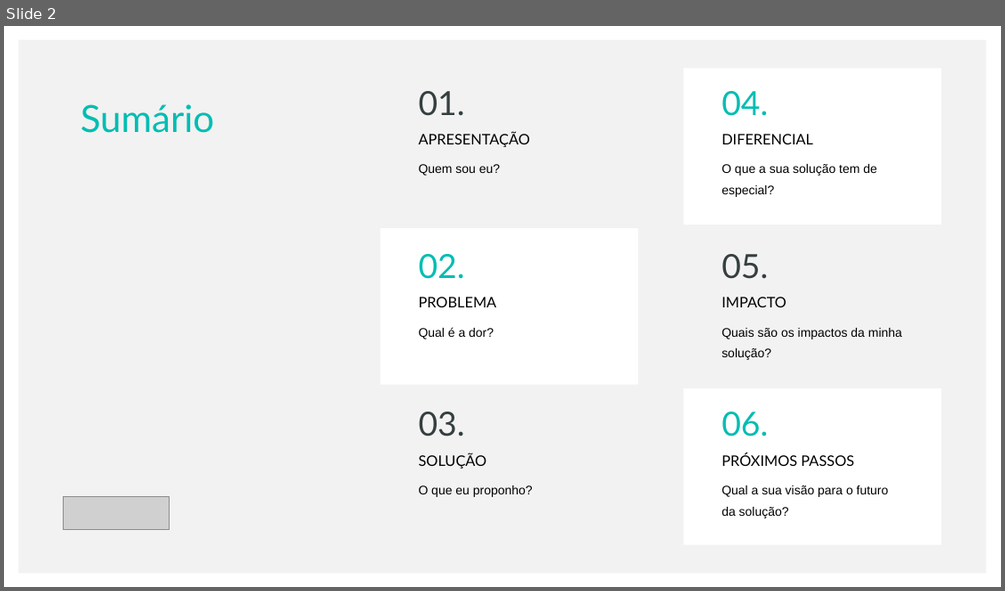
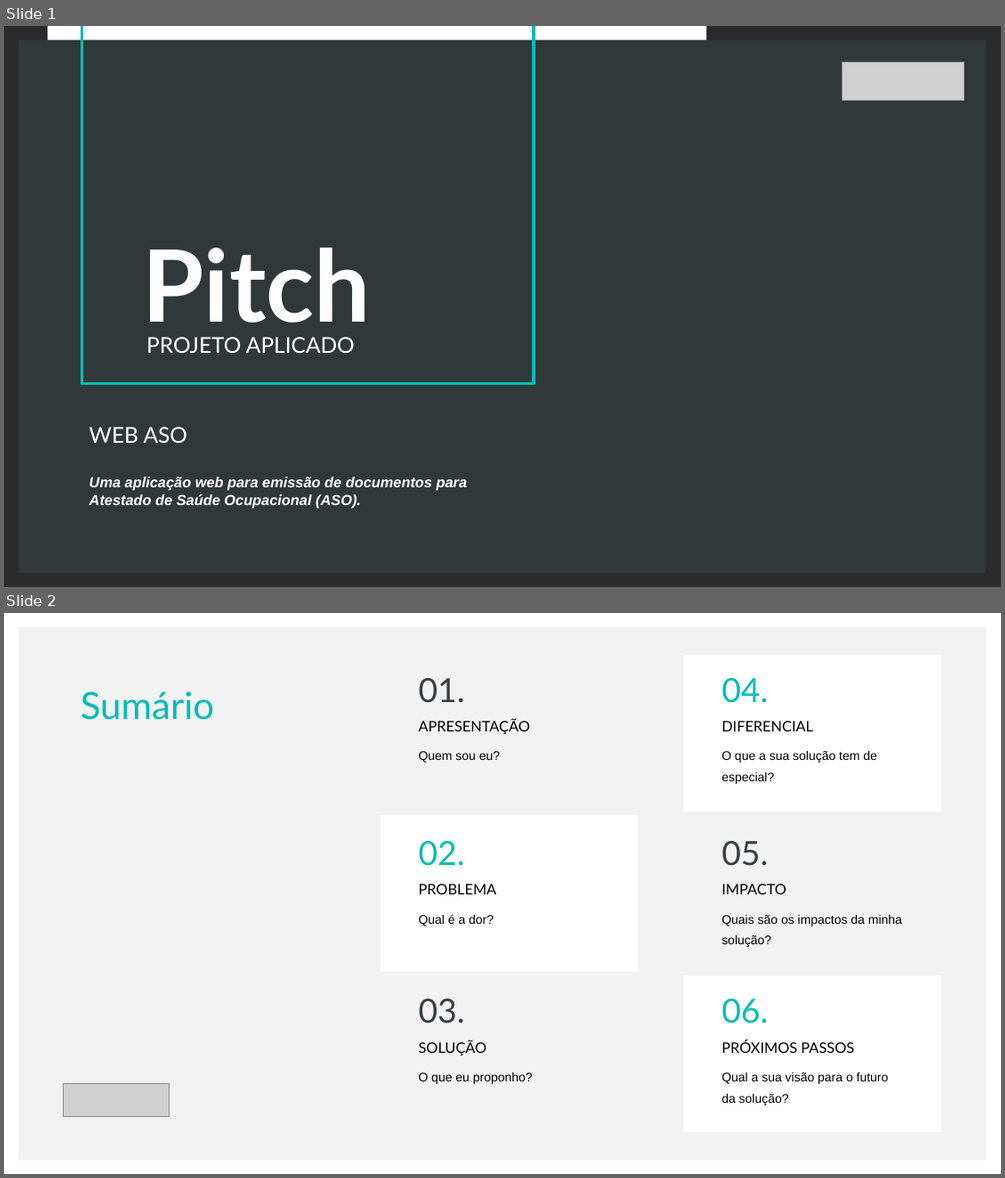
Before and after one commit to saduts/webaso, a slide deck: document/Template - Pitch.pptx. Shown one above the other, each under a label of ours: slide 2 before the commit, slides 1 and 2 after it. The pictures are 1005x591 and 1005x1178 pixels, drawn with LibreOffice and Linux fonts; fonts in the diff are those of the drawing; grey boxes stand for pictures; background and template pictures are left out; a plain dark background stands for a picture behind light text. Boxes give left, top, right and bottom in pixels: in the first picture for what was removed or moved away, otherwise in the second. Text is boxed around its words. In the diff, an @@ line names an element or a change of style, - is before the commit and + after.

```diff
--- a/document/Template - Pitch.pptx
+++ b/document/Template - Pitch.pptx
@@ slide 1 added at (4, 26, 1001, 587), background picture (left out) @@
@@ rectangle added at (19, 40, 987, 573), fill #353F40 at 69% opacity @@
@@ rectangle added at (48, 26, 706, 40), fill #FFFFFF @@
@@ rectangle added at (81, 26, 534, 384), outline #00BDB3 3 pt @@
@@ picture added at (842, 62, 965, 100) @@
@@ text added at (142, 247, 370, 339), 96 pt, text #FFFFFF, bold @@
+Pitch
@@ text added at (146, 337, 355, 353), 21 pt, text #FFFFFF @@
+PROJETO APLICADO
@@ text added at (89, 426, 468, 507), 14 pt, text #FFFFFF, bold, italic @@
+WEB ASO
+Uma aplicação web para emissão de documentos para Atestado de Saúde Ocupacional (ASO).
```
Also in this commit, not shown: 1 slide changed, 2 other slides added, 3 slides removed, 1 other file.
